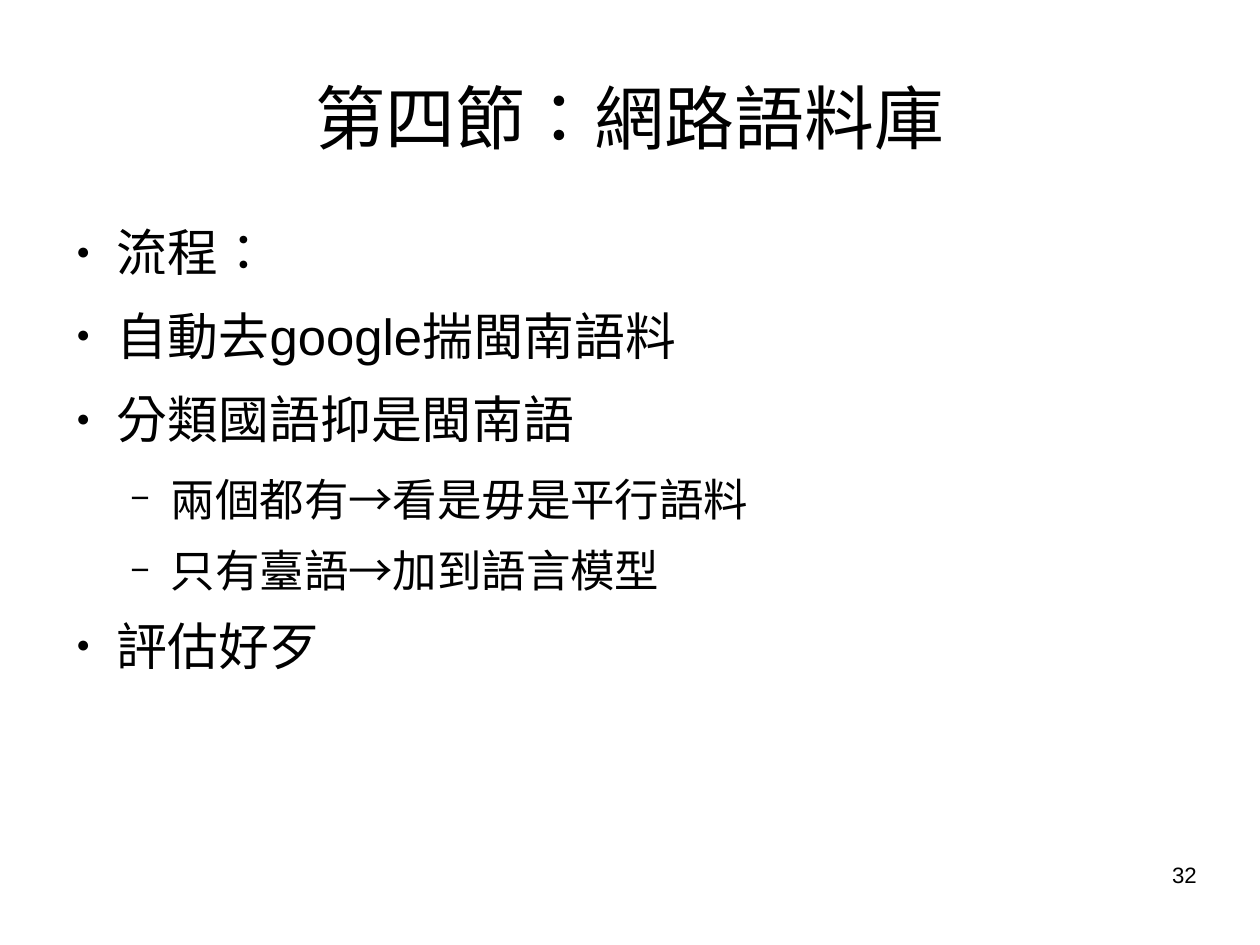
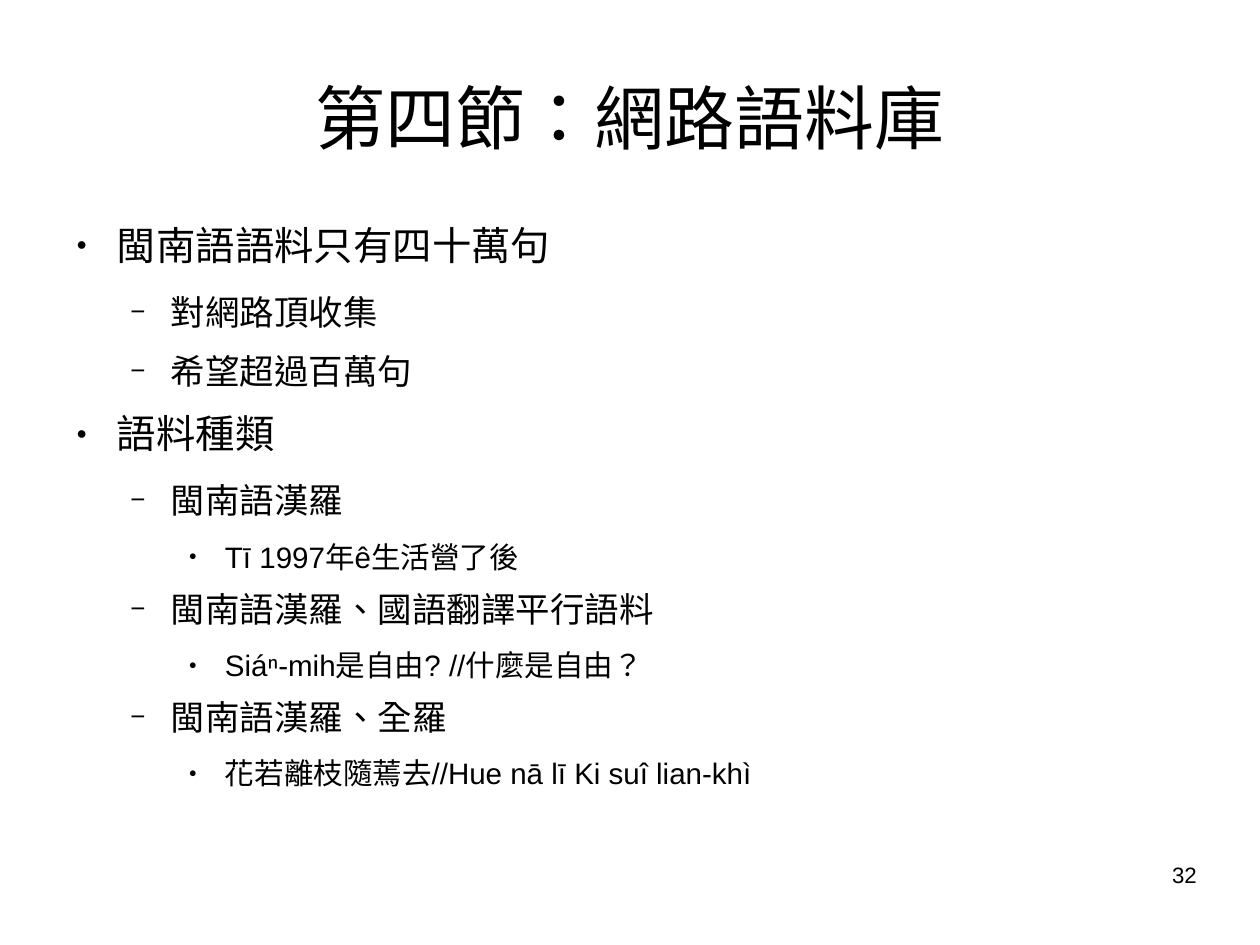
Before and after one commit to sih4sing5hong5/po3-ko3_tau5-iann2-phinn3, a slide deck: slide 32 of 翻譯報告.odp. Drawn at 1260x945 pixels with LibreOffice and Linux fonts; fonts in the diff are those of the drawing. Boxes give left, top, right and bottom in pixels: in the first picture for what was removed or moved away, otherwise in the second. Text is boxed around its words. In the diff, an @@ line names an element or a change of style, - is before the commit and + after.

Commit message:
第四節改一半 丞宏

```diff
--- a/翻譯報告.odp
+++ b/翻譯報告.odp
@@ text at (117, 227, 751, 787): text changed; size 32 to 18.6 pt @@
-● 流程：
-● 自動去google揣閩南語料
-● 分類國語抑是閩南語
-  − 兩個都有→看是毋是平行語料
-  − 只有臺語→加到語言模型
-● 評估好歹
+● 閩南語語料只有四十萬句
+  − 對網路頂收集
+  − 希望超過百萬句
+● 語料種類
+  − 閩南語漢羅
+    ● Tī 1997年ê生活營了後
+  − 閩南語漢羅、國語翻譯平行語料
+    ● Siáⁿ-mih是自由? //什麼是自由？
+  − 閩南語漢羅、全羅
+    ● 花若離枝隨蔫去//Hue nā lī Ki suî lian-khì
```
Also in this commit, not shown: 5 other slides changed, 3 slides added.
